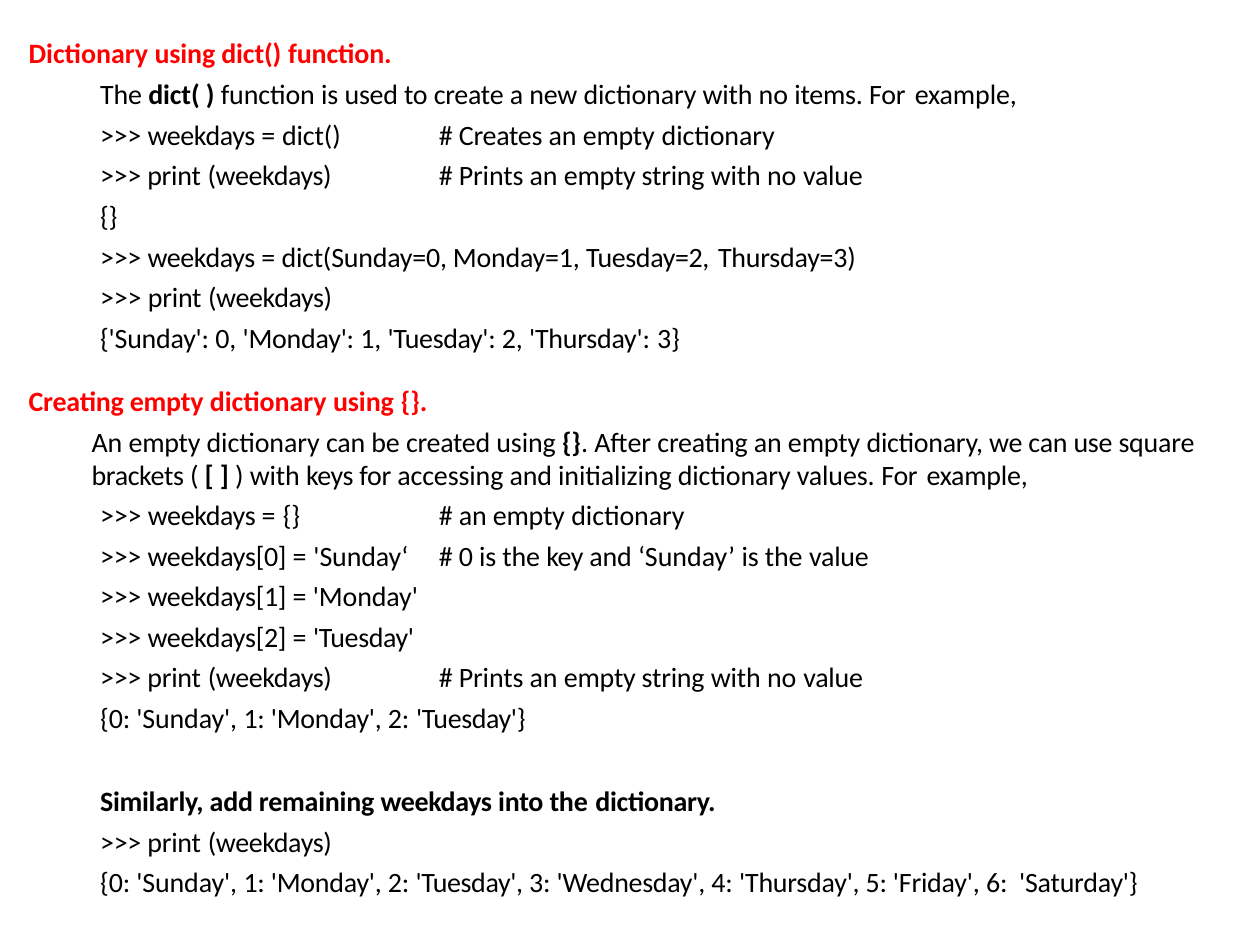
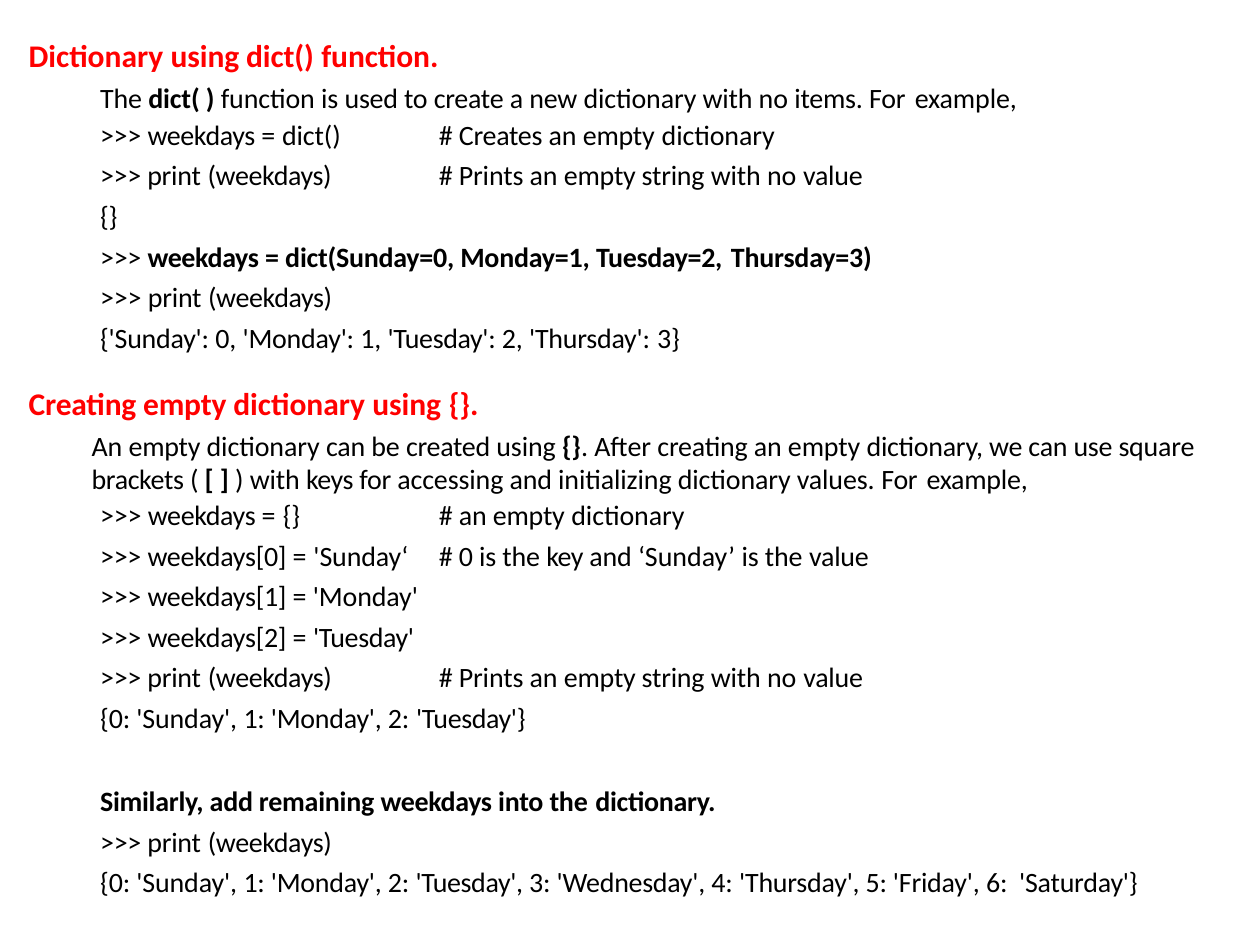
Before and after one commit to davcpscn/XI, a slide deck: slide 3 of Presentations/Dictionary.pptx. Drawn at 1260x945 pixels with LibreOffice and Linux fonts; fonts in the diff are those of the drawing. Boxes give left, top, right and bottom in pixels: in the first picture for what was removed or moved away, otherwise in the second. Text is boxed around its words. In the diff, an @@ line names an element or a change of style, - is before the commit and + after.

```diff
--- a/Presentations/Dictionary.pptx
+++ b/Presentations/Dictionary.pptx
@@ text at (x1=29, y1=44, x2=438, y2=73): size 16 to 18 pt in "Dictionary using dict() function." @@
@@ text at (x1=29, y1=246, x2=872, y2=421): bold on in "weekdays = dict(Sunday=0, Monday=1, Tuesday=2, Thursday=3)"; size 16 to 18 pt in "Creating empty dictionary using {}." @@
```
Also in this commit, not shown: 6 other slides changed, 9 other files.
